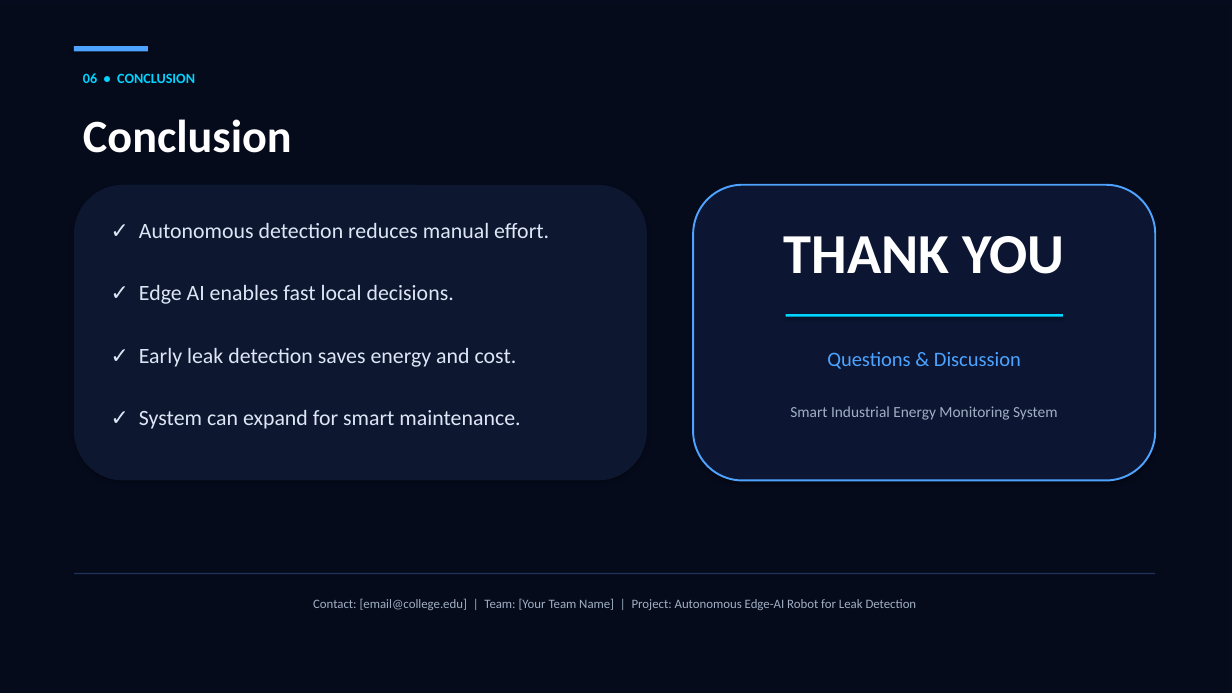
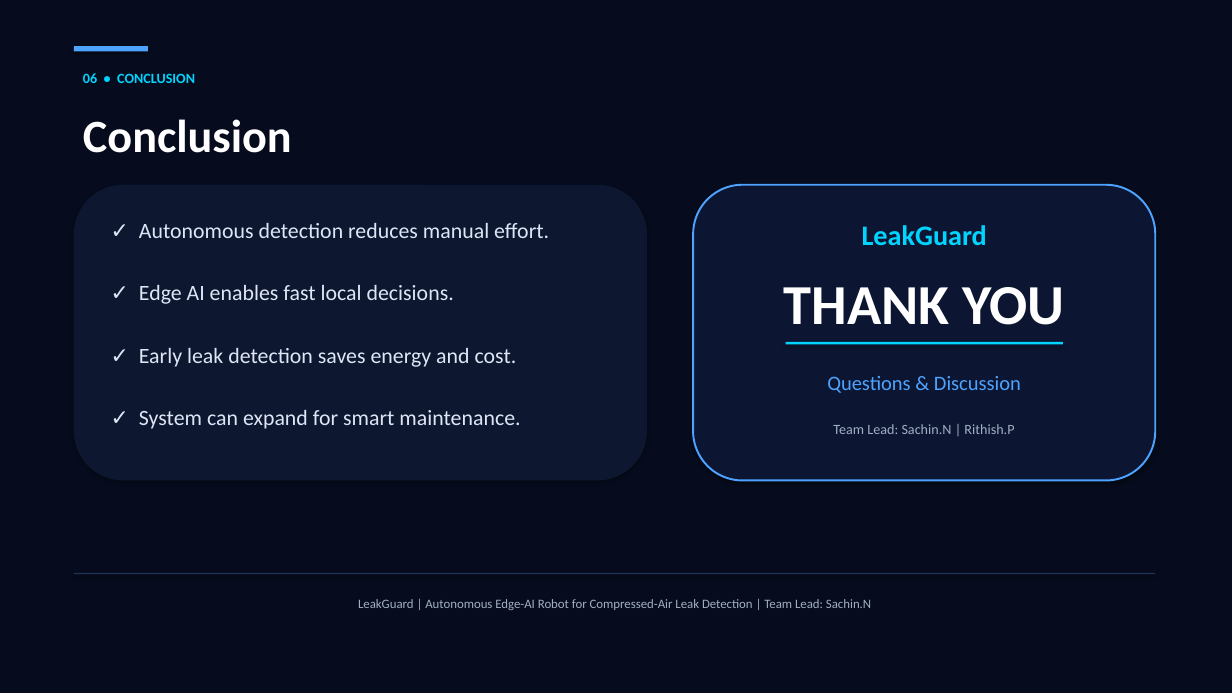
Before and after one commit to sachin20072909/Arduino-learning-journey.., a slide deck: slide 6 of Autonomous_Edge_AI_Robot_Presentation.pptx. Drawn at 1232x693 pixels with LibreOffice and Linux fonts; fonts in the diff are those of the drawing; background and template pictures are left out. Boxes give left, top, right and bottom in pixels: in the first picture for what was removed or moved away, otherwise in the second. Text is boxed around its words. In the diff, an @@ line names an element or a change of style, - is before the commit and + after.

Commit message:
Update presentation: Add LeakGuard branding, remove team name, update team lead Sachin.N Rithish.P, premium leak image v2

```diff
--- a/Autonomous_Edge_AI_Robot_Presentation.pptx
+++ b/Autonomous_Edge_AI_Robot_Presentation.pptx
@@ rectangle at [0,0,1232,693]: fill #070D1F at 75% opacity to #070D1F at 80% opacity @@
@@ text added at [862,225,987,245], 22 pt, text #00D4FF, bold @@
+LeakGuard
@@ text "THANK YOU": place and size @@
-text "THANK YOU" at [784,236,1064,274]
+text "THANK YOU" at [784,287,1064,325]
@@ rectangle: place and size @@
-rectangle at [786,314,1063,317]
+rectangle at [786,342,1063,345]
@@ text "Questions & Discussion": place and size @@
-text "Questions & Discussion" at [827,352,1021,369]
+text "Questions & Discussion" at [827,376,1021,393]
@@ text removed at [790,406,1057,420] @@
-Smart Industrial Energy Monitoring System
@@ text added at [833,424,1014,434], 11 pt, text #A0AFC3 @@
+Team Lead: Sachin.N | Rithish.P
@@ text at [358,599,871,610]: text changed @@
-Contact: [email@college.edu] | Team: [Your Team Name] | Project: Autonomous Edge-AI Robot for Leak Detection
+LeakGuard | Autonomous Edge-AI Robot for Compressed-Air Leak Detection | Team Lead: Sachin.N
```
Also in this commit, not shown: 1 other slide changed.
